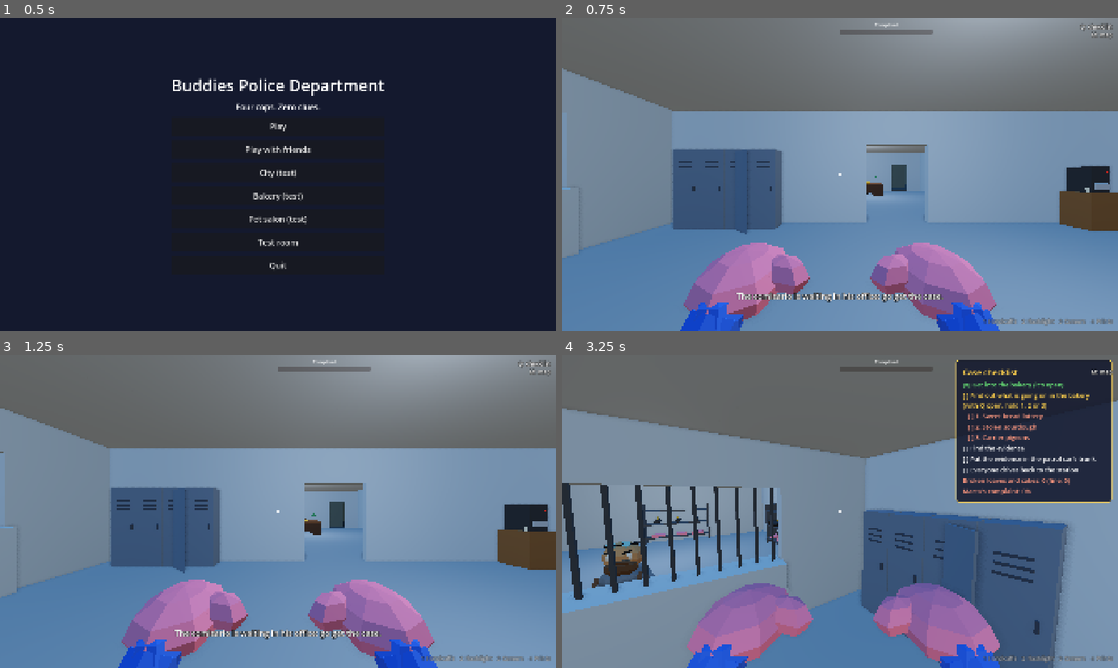
Above: before the commit, frames 1-4 (two rows, left to right).
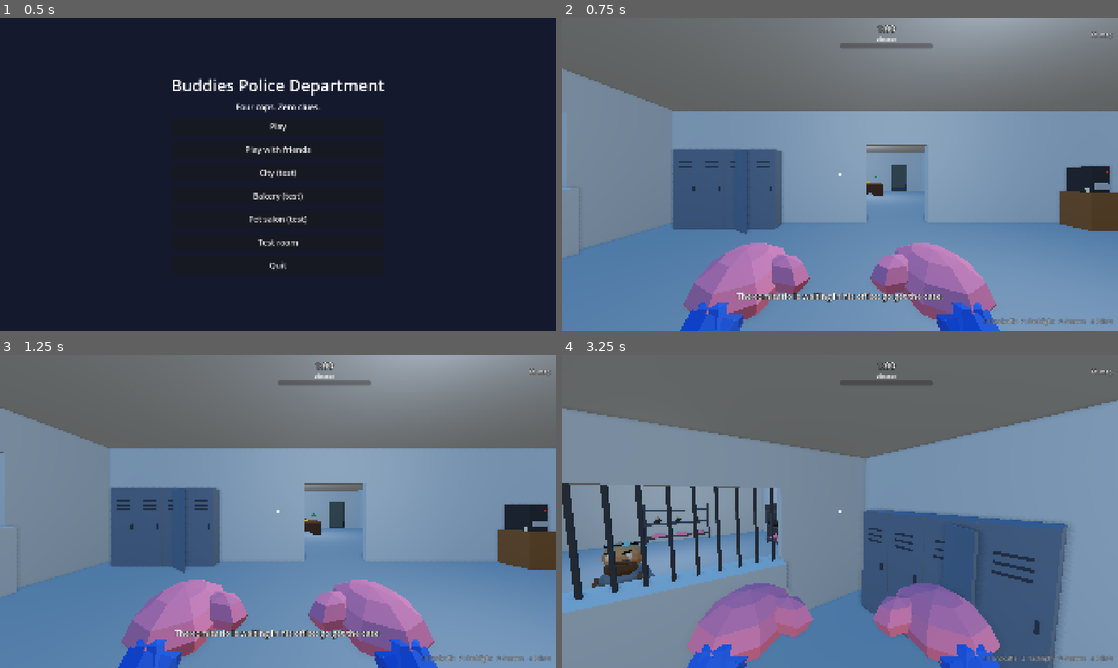
Above: after the commit, the same moments.

Repository: cristiangelini/BPD
Game: Godot game, scene res://scenes/ui/main_menu.tscn
The game is run twice, just before and just after one commit, with the same random seed, the same clock (stepped at 60 frames per second) and the same inputs.
Inputs (mouse positions are in pixels of both pictures, inside the frame that each line leads up to):
- Up to frame 1 (0.5 s): no input
- Up to frame 2 (0.75 s): click "Play" at 0.5 s
- Up to frame 3 (1.25 s): no input
- Up to frame 4 (3.25 s): tap Enter at 1.25 s; move the mouse to (962, 495) at 1.27 s; hold D (move_right) 1.28-2.03 s; hold E (use) 1.28-2.03 s; click (962, 495) at 1.42 s; tap Space (jump) at 1.52, 1.82, 2.27, 2.57 s; move the mouse to (812, 511) at 2.02 s; hold W (move_forward) from 2.03 s (still down); tap R (ask) at 2.1 s; tap E (use) at 2.3, 3.05 s; move the mouse to (851, 505) at 2.77 s; hold Q (checklist) from 2.78 s (still down)

Frame 1 is identical in both runs. In frame 2, 0.7% of the frame differs, in the area x 29-100%, y 1-97%; in frame 3, 0.7%; in frame 4, 14%, in the area x 2-100%, y 1-82%.

Commit message:
Chase step 5: Play draws chases
Shifts 3, 6... are still interrogations, and of the rest half are chases and
half raids (Cristian, 20/10). Online no chase is drawn until it's synced.

Co-Authored-By: Claude Opus 5.5 (1M context) <noreply@anthropic.com>
Claude-Session: https://claude.ai/code/session_01UXwRy4nCUmp8Zcg5tBLZhH

Diff:
--- a/scripts/case/place_draw.gd
+++ b/scripts/case/place_draw.gd
@@ -3,15 +3,15 @@
 
 ## Which place a match happens in (panaderia.md, "El orden para hacerlo", step 5): Play draws a case seed and, from
 ## it, the grandpa's house, the bakery or the pet salon, with even odds (propuesta). Every third shift is an
-## interrogation instead (interrogatorio.md, "Sale como un caso más"). --place=<id> forces one. The level then takes
-## that seed, so the place, the story and the hiding spots all come from one seed.
+## interrogation instead (interrogatorio.md, "Sale como un caso más"), and of the rest half are chases
+## (persecucion.md, "Sale como un caso más"). --place=<id> forces one. The level then takes that seed, so the place,
+## the story and the hiding spots all come from one seed.
 
 const PLACES := {
 	"grandpa": "res://scenes/levels/grandpa_house.tscn",
 	"bakery": "res://scenes/levels/bakery.tscn",
 	"groomer": "res://scenes/levels/groomer.tscn",
 	"interrogation": "res://scenes/levels/interrogation.tscn",
-	# Not drawn yet (persecucion.md, step 5): --place=chase opens it.
 	"chase": "res://scenes/levels/chase.tscn",
 }
 ## The raids, drawn by the seed.
@@ -19,6 +19,8 @@
 ## One shift in this many is an interrogation (Cristian, 20/10): shifts 3, 6... of a campaign, or 1 in 3 by the seed
 ## without one.
 const INTERROGATION_EVERY := 3
+## Of the shifts that aren't interrogations, one in this many is a chase (Cristian, 20/10: half and half).
+const CHASE_EVERY := 2
 
 ## The seed the next level takes (0 = none drawn; the level draws its own).
 static var pending_seed := 0
@@ -28,14 +30,17 @@
 
 ## The place for this seed: from --place=<id> among the user args, or drawn. It hashes the seed instead of taking
 ## seed % 3, because the stories are drawn with seed % their count and the two draws would go together.
-## `shift` is the campaign's shift (0 without a campaign).
-static func pick(case_seed: int, args: PackedStringArray, shift := 0) -> String:
+## `shift` is the campaign's shift (0 without a campaign). Without `chases` (online, until the chase is synced) every
+## shift that isn't an interrogation is a raid.
+static func pick(case_seed: int, args: PackedStringArray, shift := 0, chases := true) -> String:
 	for arg in args:
 		if arg.begins_with("--place=") and PLACES.has(arg.trim_prefix("--place=")):
 			return arg.trim_prefix("--place=")
 	# An owner in custody is interrogated next, whatever the shift (decision 93).
 	if is_interrogation(case_seed, shift) or not custody_now().is_empty():
 		return "interrogation"
+	if chases and hash("case kind %d" % case_seed) % CHASE_EVERY == 0:
+		return "chase"
 	return ORDER[hash("place %d" % case_seed) % ORDER.size()]
 
 
--- a/scripts/core/net.gd
+++ b/scripts/core/net.gd
@@ -190,7 +190,8 @@
 	if not is_online() or not multiplayer.is_server():
 		return
 	var case_seed := PlaceDraw.next_seed()
-	_start_match.rpc(PlaceDraw.pick(case_seed, OS.get_cmdline_user_args(), PlaceDraw.shift_now()), case_seed,
+	# No chases online yet: the chase isn't synced (persecucion.md, "Online").
+	_start_match.rpc(PlaceDraw.pick(case_seed, OS.get_cmdline_user_args(), PlaceDraw.shift_now(), false), case_seed,
 		PlaceDraw.custody_now())
 
 
--- a/tests/unit/test_chase_case.gd
+++ b/tests/unit/test_chase_case.gd
@@ -122,3 +122,20 @@
 func test_the_place_draw_opens_it() -> void:
 	assert_eq(PlaceDraw.pick(7, PackedStringArray(["--place=chase"])), "chase")
 	assert_eq(ChaseCase.pick_suspect(7, PackedStringArray()), "ice_cream")
+
+
+func test_in_a_campaign_a_chase_is_a_shift_with_its_own_quota() -> void:
+	Campaign.save_path = "user://test_chase_case/partida.json"
+	Campaign.current = Campaign.start_new()
+	var level := _level()
+	await wait_physics_frames(10)
+	var case := level.case
+	case.case_solved = true
+	case.finish_shift()
+	var campaign := Campaign.current
+	assert_eq(campaign.shift, 2, "on to the next shift")
+	assert_eq(campaign.history[0].story, "chase_ice_cream")
+	assert_true(campaign.history[0].approved, "the 500 salary meets the chase's quota of 500")
+	Campaign.current = null
+	Campaign.save_path = Campaign.SAVE_PATH
+	DirAccess.remove_absolute(ProjectSettings.globalize_path("user://test_chase_case/partida.json"))
--- a/tests/unit/test_place_draw.gd
+++ b/tests/unit/test_place_draw.gd
@@ -9,11 +9,12 @@
 	PlaceDraw.pending_seed = 0
 
 
-func test_every_raid_comes_up_about_a_third_of_the_time() -> void:
-	var count := {"grandpa": 0, "bakery": 0, "groomer": 0}
-	for i in 300:
+func test_half_are_chases_and_each_raid_a_third_of_the_rest() -> void:
+	var count := {"grandpa": 0, "bakery": 0, "groomer": 0, "chase": 0}
+	for i in 600:
 		count[PlaceDraw.pick(i + 1, [], 1)] += 1
-	for place: String in count:
+	assert_between(count.chase, 250, 350, "half chases (Cristian, 20/10)")
+	for place: String in ["grandpa", "bakery", "groomer"]:
 		assert_between(count[place], 70, 130, "even odds for %s (propuesta)" % place)
 	assert_eq(PlaceDraw.pick(77, []), PlaceDraw.pick(77, []), "the same seed gives the same place for everyone")
 
@@ -24,7 +25,7 @@
 	var groomer := {}
 	for i in 300:
 		var case_seed := i + 1
-		match PlaceDraw.pick(case_seed, [], 1):
+		match PlaceDraw.pick(case_seed, [], 1, false):
 			"bakery":
 				bakery[Bakery.pick_story(case_seed, [])] = true
 			"groomer":
@@ -77,6 +78,11 @@
 		assert_eq(place == "interrogation", shift % 3 == 0, "shift %d" % shift)
 
 
+func test_online_there_are_no_chases_yet() -> void:
+	for i in 100:
+		assert_ne(PlaceDraw.pick(i + 1, [], 1, false), "chase")
+
+
 func test_without_a_campaign_one_in_three_is_an_interrogation() -> void:
 	var interrogations := 0
 	for i in 300:
Not shown, changed: docs/diseno/persecucion.md
